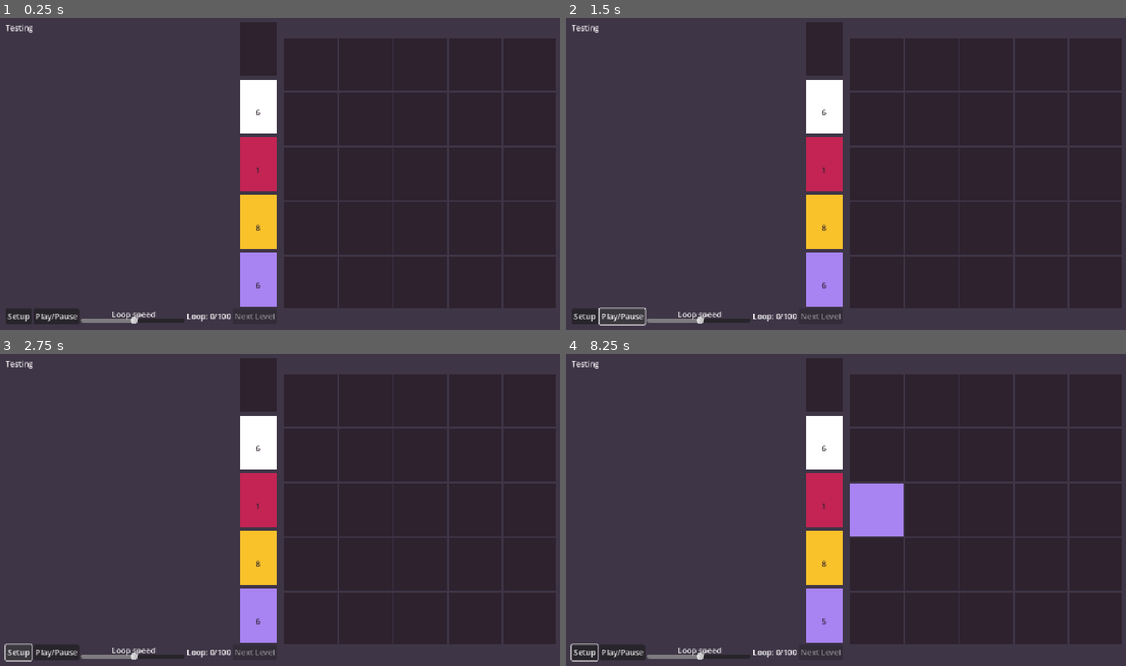
Above: before the commit, frames 1-4 (two rows, left to right).
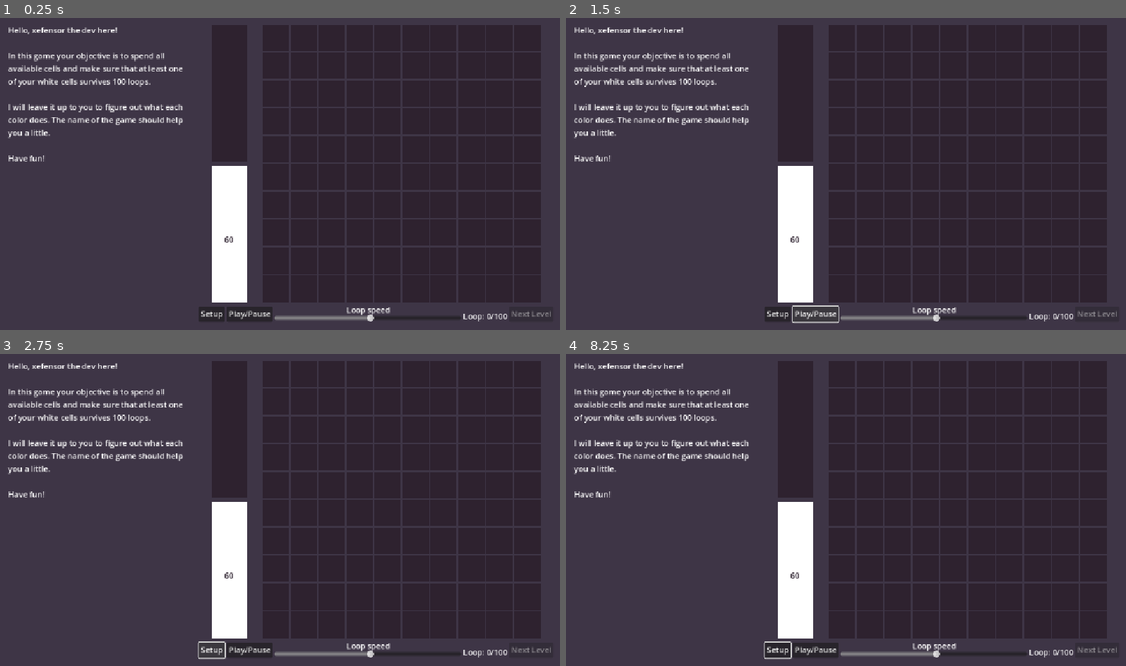
Above: after the commit, the same moments.

Repository: xefensor/game-of-loop-gamejam
Game: Godot game, scene res://main.tscn
Same seed, same stepped clock (60 frames per second), same inputs: the game is played once before the commit and once after it.
Inputs (mouse positions are in pixels of both pictures, inside the frame that each line leads up to):
- Up to frame 1 (0.25 s): no input
- Up to frame 2 (1.5 s): click "Setup" at 0.5 s; click "Play/Pause" at 1.25 s
- Up to frame 3 (2.75 s): click "Setup" at 2 s
- Up to frame 4 (8.25 s): click "Setup" at 2.75 s; tap Enter at 3.5, 5, 6.5 s; move the mouse to (823, 385) at 3.52 s; press the mouse at (823, 385) at 3.53 s; tap Space at 4.25, 5.75, 7.25 s; move the mouse to (823, 441) at 4.27 s; release the mouse at (823, 441) at 4.28 s; right-click (823, 441) at 4.35 s; click (823, 441) at 4.42 s; move the mouse to (823, 500) at 5.02 s; press the mouse at (823, 500) at 5.03 s; move the mouse to (823, 556) at 5.77 s; release the mouse at (823, 556) at 5.78 s; right-click (823, 556) at 5.85 s; click (823, 556) at 5.92 s; move the mouse to (823, 616) at 6.52 s; press the mouse at (823, 616) at 6.53 s; move the mouse to (678, 460) at 7.27 s; release the mouse at (678, 460) at 7.28 s; right-click (678, 460) at 7.35 s; click (678, 460) at 7.42 s; move the mouse to (874, 510) at 8.02 s; press the mouse at (874, 510) at 8.03 s

The runs differ from the first frame. In frame 1, 11% of the frame differs, in the area x 1-99%, y 2-98%; in frame 2, 11%; in frame 3, 11%; in frame 4, 12%, in the area x 0-99%, y 2-99%.

Commit message:
Update UI

Diff:
--- a/levels/6.tres
+++ b/levels/6.tres
@@ -12,7 +12,7 @@
 [sub_resource type="Resource" id="Resource_efxa6"]
 script = ExtResource("1_me2xh")
 cell_type = 1
-amount = 6
+amount = 7
 metadata/_custom_type_script = "uid://dgbnkvs32mel1"
 
 [sub_resource type="Resource" id="Resource_dg77c"]
--- a/main.tscn
+++ b/main.tscn
@@ -21,7 +21,7 @@
 grow_horizontal = 2
 grow_vertical = 2
 script = ExtResource("1_ig7tw")
-levels = Array[ExtResource("2_h2yge")]([ExtResource("3_kek77"), ExtResource("3_h2yge"), ExtResource("4_lquwl"), ExtResource("3_7mycd"), ExtResource("3_272bh"), ExtResource("3_5vw27"), ExtResource("3_lquwl")])
+levels = Array[ExtResource("2_h2yge")]([ExtResource("3_h2yge"), ExtResource("3_kek77"), ExtResource("4_lquwl"), ExtResource("3_7mycd"), ExtResource("3_272bh"), ExtResource("3_5vw27"), ExtResource("3_lquwl")])
 
 [node name="Panel" type="Panel" parent="."]
 layout_mode = 1
@@ -39,25 +39,16 @@
 anchor_bottom = 1.0
 grow_horizontal = 2
 grow_vertical = 2
-theme_override_constants/margin_left = 15
-theme_override_constants/margin_top = 15
-theme_override_constants/margin_right = 15
-theme_override_constants/margin_bottom = 15
+theme_override_constants/margin_left = 20
+theme_override_constants/margin_top = 20
+theme_override_constants/margin_right = 20
+theme_override_constants/margin_bottom = 20
 
 [node name="HBoxContainer" type="HBoxContainer" parent="MarginContainer"]
 layout_mode = 2
 theme_override_constants/separation = 15
 
-[node name="VBoxContainer" type="VBoxContainer" parent="MarginContainer/HBoxContainer"]
-layout_mode = 2
-size_flags_horizontal = 3
-
-[node name="HBoxContainer" type="HBoxContainer" parent="MarginContainer/HBoxContainer/VBoxContainer"]
-layout_mode = 2
-size_flags_horizontal = 3
-size_flags_vertical = 3
-
-[node name="Chat" type="Label" parent="MarginContainer/HBoxContainer/VBoxContainer/HBoxContainer"]
+[node name="Chat" type="Label" parent="MarginContainer/HBoxContainer"]
 unique_name_in_owner = true
 layout_mode = 2
 size_flags_horizontal = 3
@@ -65,30 +56,57 @@
 text = "You gotta make it loop ✓"
 autowrap_mode = 3
 
-[node name="AspectRatioContainer2" type="AspectRatioContainer" parent="MarginContainer/HBoxContainer/VBoxContainer/HBoxContainer"]
+[node name="VBoxContainer" type="VBoxContainer" parent="MarginContainer/HBoxContainer"]
+layout_mode = 2
+size_flags_horizontal = 3
+size_flags_stretch_ratio = 1.93
+
+[node name="MarginContainer" type="MarginContainer" parent="MarginContainer/HBoxContainer/VBoxContainer"]
+layout_mode = 2
+size_flags_vertical = 3
+theme_override_constants/margin_bottom = 5
+
+[node name="HBoxContainer" type="HBoxContainer" parent="MarginContainer/HBoxContainer/VBoxContainer/MarginContainer"]
+layout_mode = 2
+size_flags_horizontal = 3
+size_flags_vertical = 3
+
+[node name="ColorsAspect" type="AspectRatioContainer" parent="MarginContainer/HBoxContainer/VBoxContainer/MarginContainer/HBoxContainer"]
 layout_mode = 2
 size_flags_horizontal = 3
 size_flags_stretch_ratio = 0.16
 ratio = 0.1284
 alignment_horizontal = 2
 
-[node name="Colors" type="GridContainer" parent="MarginContainer/HBoxContainer/VBoxContainer/HBoxContainer/AspectRatioContainer2"]
+[node name="Colors" type="GridContainer" parent="MarginContainer/HBoxContainer/VBoxContainer/MarginContainer/HBoxContainer/ColorsAspect"]
 unique_name_in_owner = true
 layout_mode = 2
 theme_override_constants/v_separation = 8
 
-[node name="HBoxContainer2" type="HBoxContainer" parent="MarginContainer/HBoxContainer/VBoxContainer"]
+[node name="GridAspect" type="AspectRatioContainer" parent="MarginContainer/HBoxContainer/VBoxContainer/MarginContainer/HBoxContainer"]
+layout_mode = 2
+size_flags_horizontal = 3
+
+[node name="Grid" type="GridContainer" parent="MarginContainer/HBoxContainer/VBoxContainer/MarginContainer/HBoxContainer/GridAspect"]
+unique_name_in_owner = true
+layout_mode = 2
+size_flags_horizontal = 3
+theme_override_constants/h_separation = 4
+theme_override_constants/v_separation = 4
+columns = 20
+
+[node name="Controls" type="HBoxContainer" parent="MarginContainer/HBoxContainer/VBoxContainer"]
 layout_mode = 2
 
-[node name="Setup" type="Button" parent="MarginContainer/HBoxContainer/VBoxContainer/HBoxContainer2"]
+[node name="Setup" type="Button" parent="MarginContainer/HBoxContainer/VBoxContainer/Controls"]
 layout_mode = 2
 text = "Setup"
 
-[node name="Play" type="Button" parent="MarginContainer/HBoxContainer/VBoxContainer/HBoxContainer2"]
+[node name="Play" type="Button" parent="MarginContainer/HBoxContainer/VBoxContainer/Controls"]
 layout_mode = 2
 text = "Play/Pause"
 
-[node name="TimerSpeed" type="HSlider" parent="MarginContainer/HBoxContainer/VBoxContainer/HBoxContainer2"]
+[node name="TimerSpeed" type="HSlider" parent="MarginContainer/HBoxContainer/VBoxContainer/Controls"]
 unique_name_in_owner = true
 layout_mode = 2
 size_flags_horizontal = 3
@@ -98,7 +116,7 @@
 step = 0.01
 value = 0.1
 
-[node name="Label" type="Label" parent="MarginContainer/HBoxContainer/VBoxContainer/HBoxContainer2/TimerSpeed"]
+[node name="Label" type="Label" parent="MarginContainer/HBoxContainer/VBoxContainer/Controls/TimerSpeed"]
 layout_mode = 1
 anchors_preset = 7
 anchor_left = 0.5
@@ -106,41 +124,31 @@
 anchor_right = 0.5
 anchor_bottom = 1.0
 offset_left = -44.0
-offset_top = -32.0
+offset_top = -36.0
 offset_right = 45.0
-offset_bottom = -9.0
+offset_bottom = -13.0
 grow_horizontal = 2
 grow_vertical = 0
 text = "Loop speed"
 
-[node name="TickLabel" type="Label" parent="MarginContainer/HBoxContainer/VBoxContainer/HBoxContainer2"]
+[node name="TickLabel" type="Label" parent="MarginContainer/HBoxContainer/VBoxContainer/Controls"]
 unique_name_in_owner = true
 layout_mode = 2
+size_flags_vertical = 8
 text = "Tick: 0/100"
 
-[node name="NextLevel" type="Button" parent="MarginContainer/HBoxContainer/VBoxContainer/HBoxContainer2"]
+[node name="NextLevel" type="Button" parent="MarginContainer/HBoxContainer/VBoxContainer/Controls"]
 unique_name_in_owner = true
 layout_mode = 2
+size_flags_vertical = 4
 disabled = true
 text = "Next Level"
-
-[node name="AspectRatioContainer" type="AspectRatioContainer" parent="MarginContainer/HBoxContainer"]
-layout_mode = 2
-size_flags_horizontal = 3
-
-[node name="Grid" type="GridContainer" parent="MarginContainer/HBoxContainer/AspectRatioContainer"]
-unique_name_in_owner = true
-layout_mode = 2
-size_flags_horizontal = 3
-theme_override_constants/h_separation = 4
-theme_override_constants/v_separation = 4
-columns = 20
 
 [node name="Timer" type="Timer" parent="."]
 wait_time = 0.535
 
-[connection signal="pressed" from="MarginContainer/HBoxContainer/VBoxContainer/HBoxContainer2/Setup" to="." method="_on_setup_pressed"]
-[connection signal="pressed" from="MarginContainer/HBoxContainer/VBoxContainer/HBoxContainer2/Play" to="." method="_on_play_pressed"]
-[connection signal="value_changed" from="MarginContainer/HBoxContainer/VBoxContainer/HBoxContainer2/TimerSpeed" to="." method="_on_timer_speed_value_changed"]
-[connection signal="pressed" from="MarginContainer/HBoxContainer/VBoxContainer/HBoxContainer2/NextLevel" to="." method="_on_next_level_pressed"]
+[connection signal="pressed" from="MarginContainer/HBoxContainer/VBoxContainer/Controls/Setup" to="." method="_on_setup_pressed"]
+[connection signal="pressed" from="MarginContainer/HBoxContainer/VBoxContainer/Controls/Play" to="." method="_on_play_pressed"]
+[connection signal="value_changed" from="MarginContainer/HBoxContainer/VBoxContainer/Controls/TimerSpeed" to="." method="_on_timer_speed_value_changed"]
+[connection signal="pressed" from="MarginContainer/HBoxContainer/VBoxContainer/Controls/NextLevel" to="." method="_on_next_level_pressed"]
 [connection signal="timeout" from="Timer" to="." method="_on_timer_timeout"]
